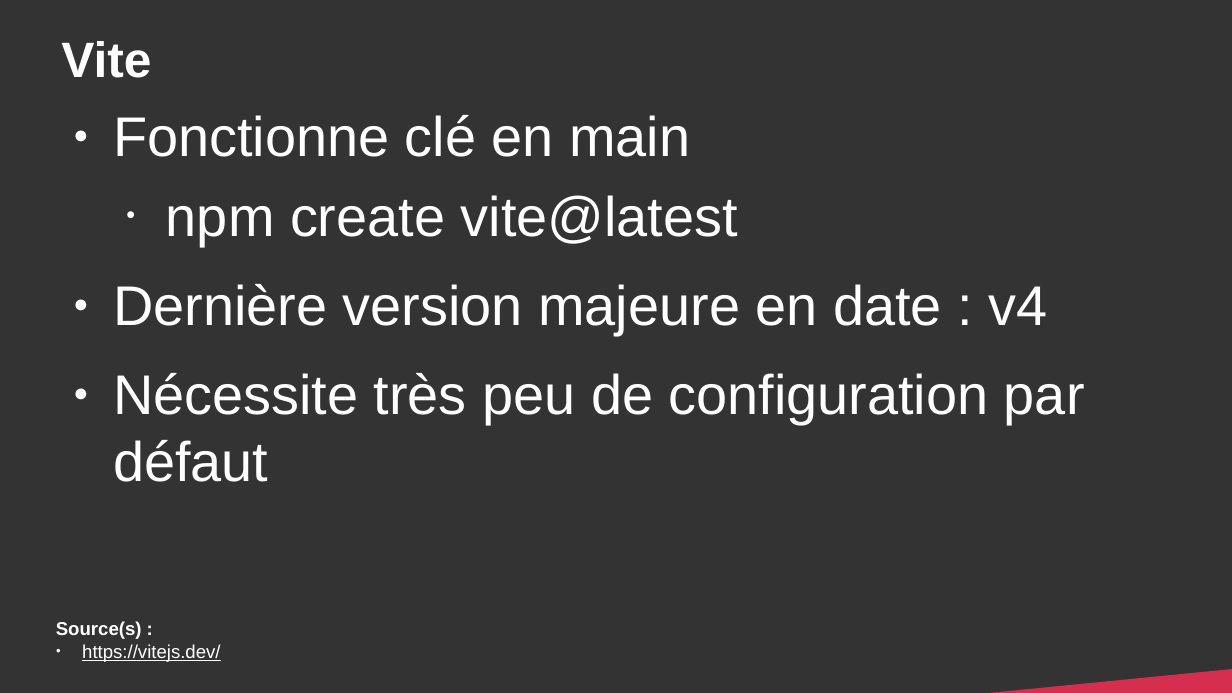
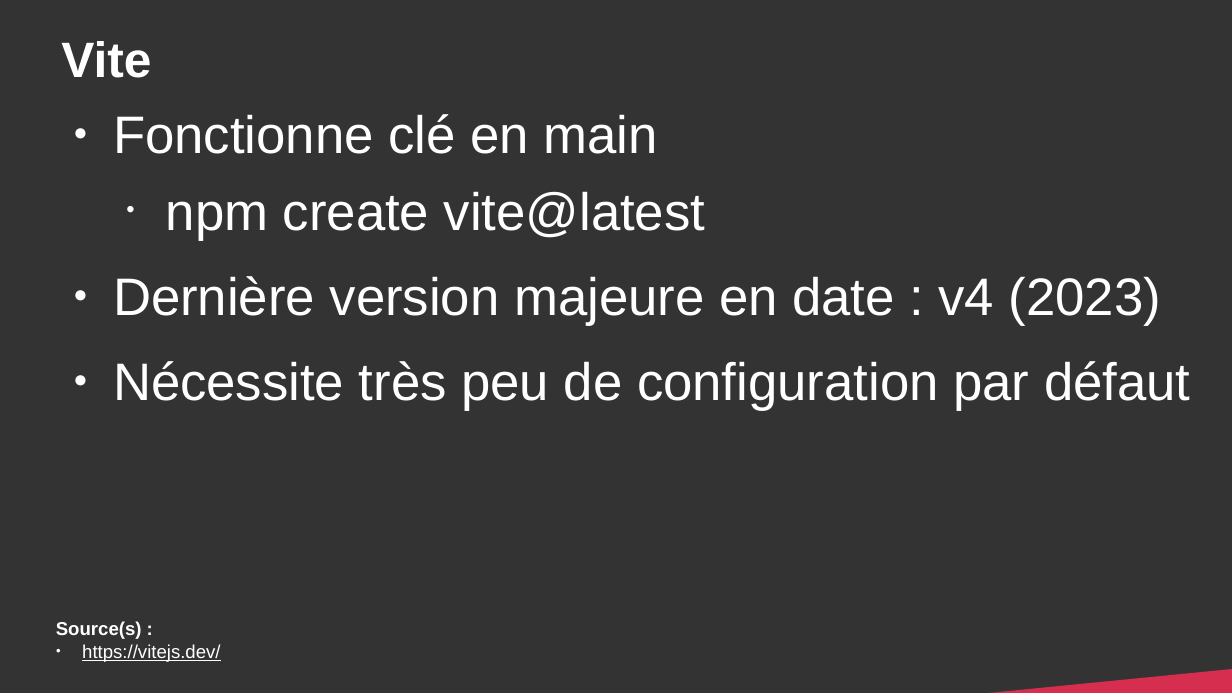
Before and after one commit to DanYellow/cours, a slide deck: slide 14 of developpement-front-s5/travaux-pratiques/numero-4/presentation.odp. Drawn at 1232x693 pixels with LibreOffice and Linux fonts; fonts in the diff are those of the drawing. Boxes give left, top, right and bottom in pixels: in the first picture for what was removed or moved away, otherwise in the second. Text is boxed around its words. In the diff, an @@ line names an element or a change of style, - is before the commit and + after.

Commit message:
developpement-front-s5 - Update slides and instructions about vite

```diff
--- a/developpement-front-s5/travaux-pratiques/numero-4/presentation.odp
+++ b/developpement-front-s5/travaux-pratiques/numero-4/presentation.odp
@@ text at bbox=[113, 114, 1190, 411]: size 36 to 34 pt in "Fonctionne clé en main", "npm create vite@latest", "Nécessite très peu de configuration par défaut" @@
@@ text at bbox=[113, 276, 1161, 326]: text changed; size 36 to 34 pt @@
-● Dernière version majeure en date : v4
+● Dernière version majeure en date : v4 (2023)
```
Also in this commit, not shown: 15 other slides changed, 2 other files.
